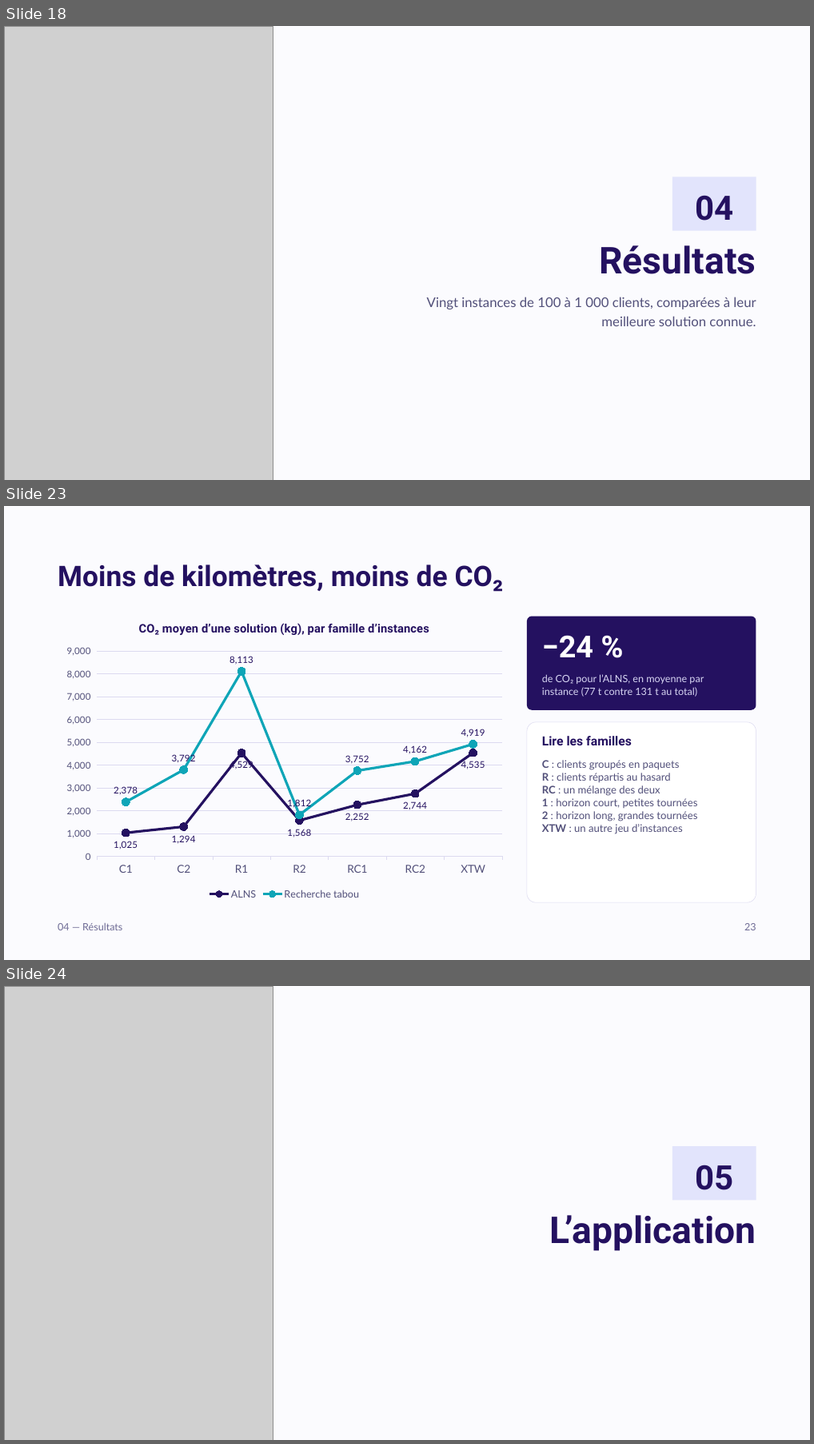
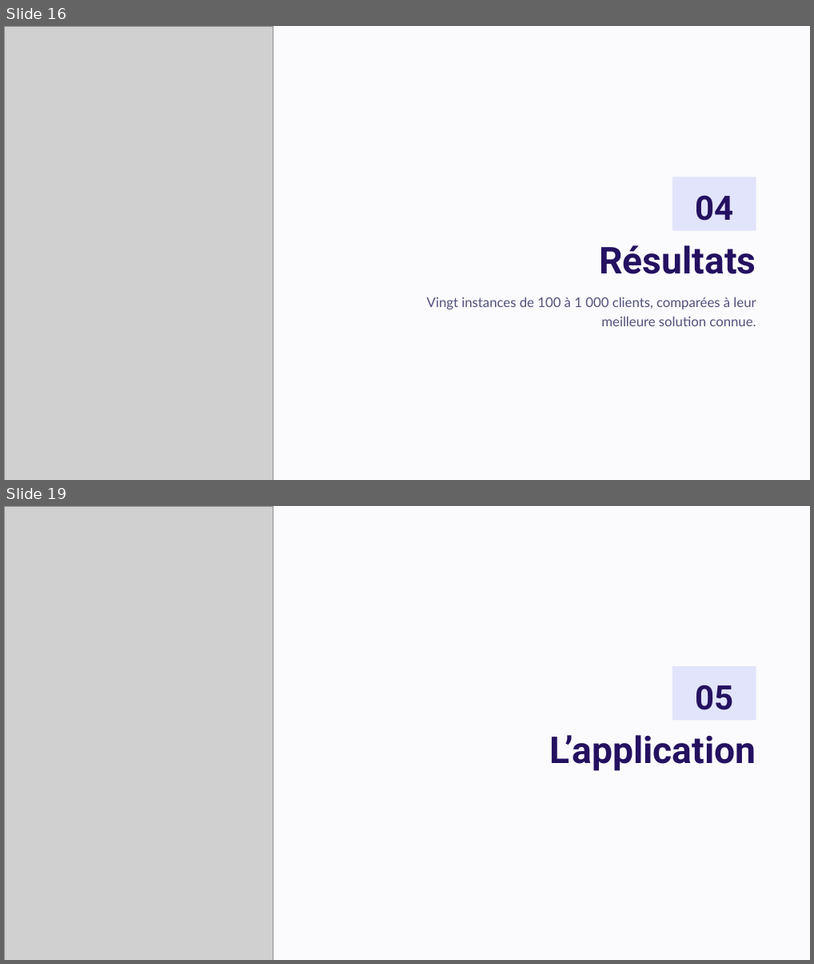
Before and after one commit to PerfectKars/tournees-livraison-cvrptw, a slide deck: livrables/Presentation_CVRPTW.pptx. Shown one above the other, each under a label of ours: slides 18, 23 and 24 before the commit, slides 16 and 19 after it; the slides between them are not shown. The pictures are 814x1444 and 814x964 pixels, drawn with LibreOffice and Linux fonts; fonts in the diff are those of the drawing; grey boxes stand for pictures. Boxes give left, top, right and bottom in pixels: in the first picture for what was removed or moved away, otherwise in the second. Text is boxed around its words. In the diff, an @@ line names an element or a change of style, - is before the commit and + after.

Commit message:
Diaporama : deux versions (sans et avec les diapos ajoutées), sans les diapos ALNS contre tabou et convergence

```diff
--- a/livrables/Presentation_CVRPTW.pptx
+++ b/livrables/Presentation_CVRPTW.pptx
@@ slide 23 removed at (4,506,810,960), background #FBFBFE @@
@@ title removed at (58,564,504,592) @@
-Moins de kilomètres, moins de CO₂
@@ line chart removed at (58,609,511,902) @@
-title "CO₂ moyen d’une solution (kg), par famille d’instances"
-categories: C1, C2, R1, R2, RC1, RC2, XTW
-ALNS: 1025, 1294, 4529, 1568, 2252, 2744, 4535
-Recherche tabou: 2378, 3792, 8113, 1812, 3752, 4162, 4919
@@ rounded rectangle removed at (527,616,757,710) @@
@@ text removed at (542,635,594,657) @@
-−24 %
@@ text removed at (542,674,704,696) @@
-de CO₂ pour l’ALNS, en moyenne par instance (77 t contre 131 t au total)
@@ rounded rectangle removed at (527,722,757,902) @@
@@ text removed at (542,736,632,745) @@
-Lire les familles
@@ text removed at (542,760,698,834) @@
-C : clients groupés en paquets
-R : clients répartis au hasard
-RC : un mélange des deux
-1 : horizon court, petites tournées
-2 : horizon long, grandes tournées
-XTW : un autre jeu d’instances
@@ text removed at (58,923,122,930) @@
-04 — Résultats
@@ text removed at (745,923,757,930) @@
-23
@@ what was slide 18 is now slide 16 @@
@@ what was slide 24 is now slide 19 @@
```
Also in this commit, not shown: 13 slides changed, 4 other slides removed, 1 other file.
